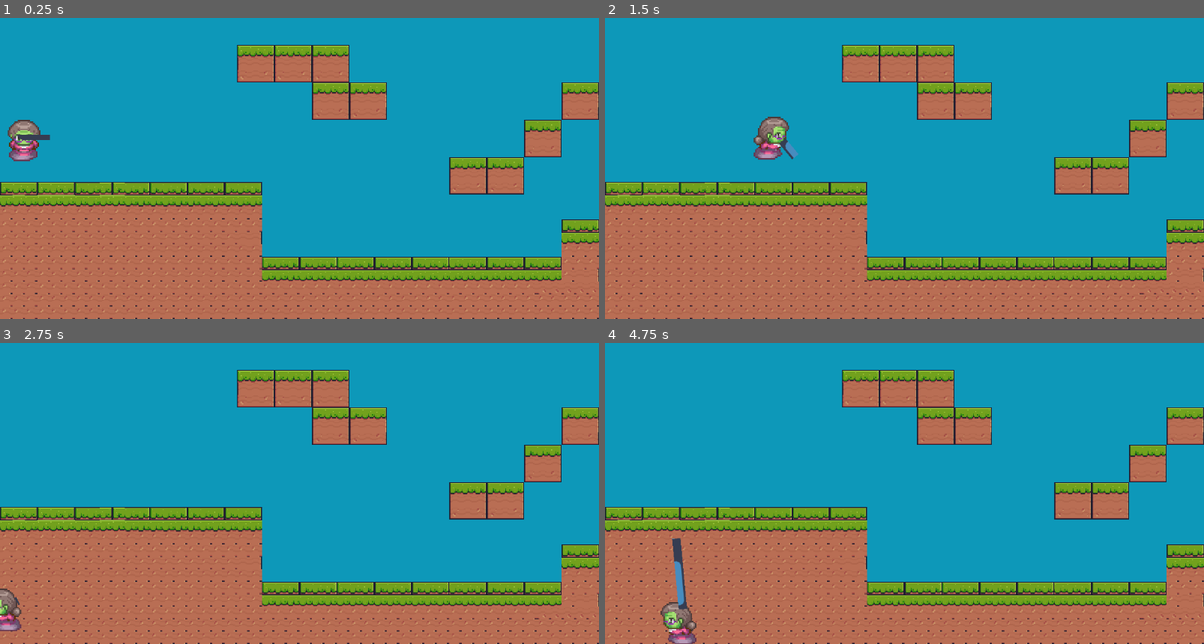
Above: before the commit, frames 1-4 (two rows, left to right).
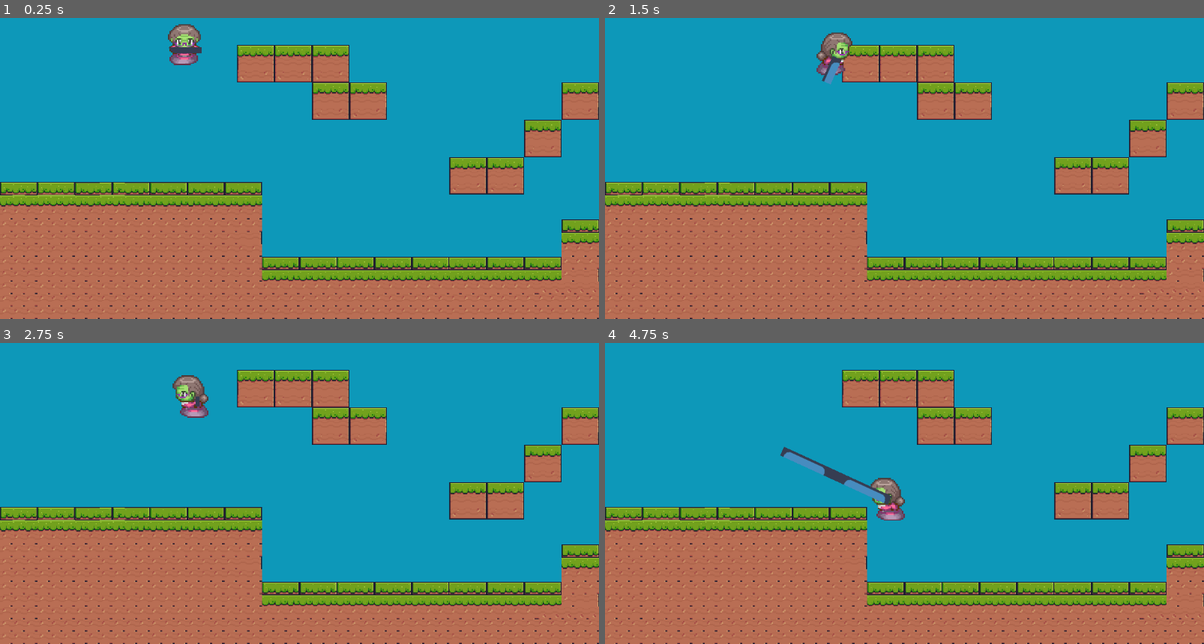
Above: after the commit, the same moments.

Repository: NickPerlich/Deathma
Game: Godot game, scene res://main.tscn
Two runs of this game, one before a commit and one after it. Both use one fixed random seed, a clock stepped at 60 frames per second and the inputs below. The engine's default icon, where the game draws it, is replaced by a stand-in: a white triangle on a blue panel in a dark square.
Inputs (mouse positions are in pixels of both pictures, inside the frame that each line leads up to):
- Up to frame 1 (0.25 s): no input
- Up to frame 2 (1.5 s): tap Enter (ui_accept) at 0.5, 0.77 s; move the mouse to (1036, 135) at 0.52 s; press the mouse at (1036, 135) at 0.53 s; hold D (input_right) from 0.53 s (still down); move the mouse to (784, 168) at 1.27 s; release the mouse at (784, 168) at 1.28 s; click (784, 168) at 1.35 s
- Up to frame 3 (2.75 s): tap Enter (ui_accept) at 1.52 s; move the mouse to (359, 403) at 2.02 s; release D (input_right) at 2.03 s; press the mouse at (359, 403) at 2.03 s; hold A (input_left) from 2.03 s (still down)
- Up to frame 4 (4.75 s): move the mouse to (874, 541) at 2.77 s; release A (input_left) at 2.78 s; release the mouse at (874, 541) at 2.78 s; hold D (input_right) 2.78-4.28 s; click (874, 541) at 2.85 s; tap Enter (ui_accept) at 3.02, 3.77, 4.52 s; move the mouse to (1084, 526) at 3.52 s; press the mouse at (1084, 526) at 3.53 s; move the mouse to (724, 424) at 4.27 s; release the mouse at (724, 424) at 4.28 s; hold A (input_left) from 4.28 s (still down); click (724, 424) at 4.35 s

The runs differ from the first frame. In frame 1, 1.3% of the frame differs, in the area x 1-34%, y 1-48%; in frame 2, 1.4%; in frame 3, 1.1%; in frame 4, 2.1%, in the area x 9-51%, y 34-100%.

Commit message:
working hook tongue

Diff:
--- a/Lab 5 Moving Character/Scenes/main_character.gd
+++ b/Lab 5 Moving Character/Scenes/main_character.gd
@@ -61,4 +61,8 @@
 func _on_tongue_hooked(hooked_position):
 	await get_tree().create_timer(0.2).timeout
 	var tween = get_tree().create_tween()
-	tween.tween_property(self, "position", hooked_position,0.75)
+	print(self.get_position(), hooked_position)
+
+	tween.tween_property(self, "position",Vector2(hooked_position), 1)
+	print(self.get_position(), hooked_position)
+	velocity = self.get_position() - hooked_position
--- a/Lab 5 Moving Character/Scenes/main_character.tscn
+++ b/Lab 5 Moving Character/Scenes/main_character.tscn
@@ -129,18 +129,19 @@
 size = Vector2(30.3333, 24.3333)
 
 [node name="CharacterBody2D" type="CharacterBody2D"]
+position = Vector2(-40, 8)
 scale = Vector2(3, 3)
 script = ExtResource("1_6hlhd")
 
 [node name="Sprite2D" type="AnimatedSprite2D" parent="."]
 texture_filter = 1
-position = Vector2(-213.5, 119.833)
+position = Vector2(12.3333, -3.33332)
 scale = Vector2(1.82813, 1.82813)
 sprite_frames = SubResource("SpriteFrames_obbra")
 animation = &"ma-up"
 autoplay = "default"
 
 [node name="CollisionShape2D" type="CollisionShape2D" parent="."]
-position = Vector2(-212, 121.667)
+position = Vector2(12.3333, -2)
 scale = Vector2(2, 2)
 shape = SubResource("RectangleShape2D_enc4r")
--- a/Lab 5 Moving Character/Tongue.gd
+++ b/Lab 5 Moving Character/Tongue.gd
@@ -1,6 +1,6 @@
 extends Sprite2D
 @onready var ray_cast=$RayCast2D
-var distance:float = 150
+var distance:float = 250
 # Called when the node enters the scene tree for the first time.
 
 signal hooked(hooked_position)
@@ -28,6 +28,7 @@
 		collision_point = ray_cast.get_collision_point()
 		distance = (global_position - collision_point).length()
 		hooked.emit(collision_point)
+		print(collision_point)
 	else:
-		distance = 150.0
+		distance = 250.0
 	return distance
--- a/Lab 5 Moving Character/main.tscn
+++ b/Lab 5 Moving Character/main.tscn
@@ -482,26 +482,27 @@
 layer_0/tile_data = PackedInt32Array(1179645, 458752, 0, 1245181, 589824, 0, 1310717, 589824, 0, 1376253, 589824, 0, 14 …(12262 unchanged characters)…
 
 [node name="CharacterBody2D" parent="." instance=ExtResource("3_jtcbk")]
-position = Vector2(365, 123)
+position = Vector2(335, 123)
 scale = Vector2(1.5, 1.5)
 
 [node name="pivot" type="Node2D" parent="CharacterBody2D"]
-position = Vector2(-212.667, 115.333)
+position = Vector2(12, 2.66666)
 scale = Vector2(0.666667, 0.666667)
 script = ExtResource("4_qmk0w")
 
 [node name="Tongue" type="Sprite2D" parent="CharacterBody2D/pivot"]
 texture_repeat = 2
-position = Vector2(18, 2)
+position = Vector2(3, 3.00001)
 rotation = -1.5708
+scale = Vector2(1.14982, 1)
 texture = ExtResource("4_8v5f6")
 region_enabled = true
 region_rect = Rect2(0, 0, 10, 64)
 script = ExtResource("5_xw844")
 
 [node name="RayCast2D" type="RayCast2D" parent="CharacterBody2D/pivot/Tongue"]
-position = Vector2(1, -16)
-target_position = Vector2(0, 150)
+position = Vector2(-0.651461, -15)
+target_position = Vector2(0, 250)
 
 [node name="Walls" type="StaticBody2D" parent="."]
 position = Vector2(41, 26)
